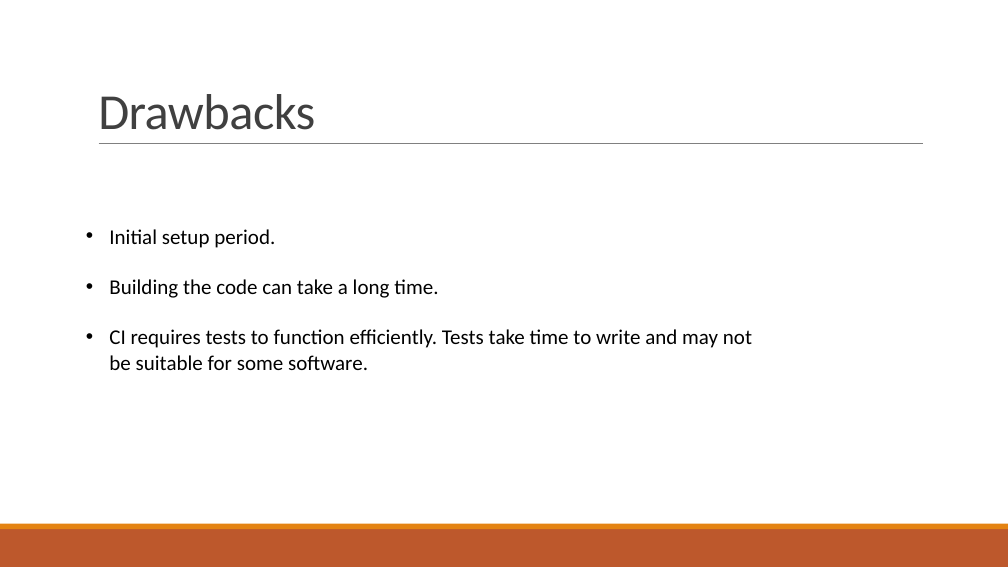
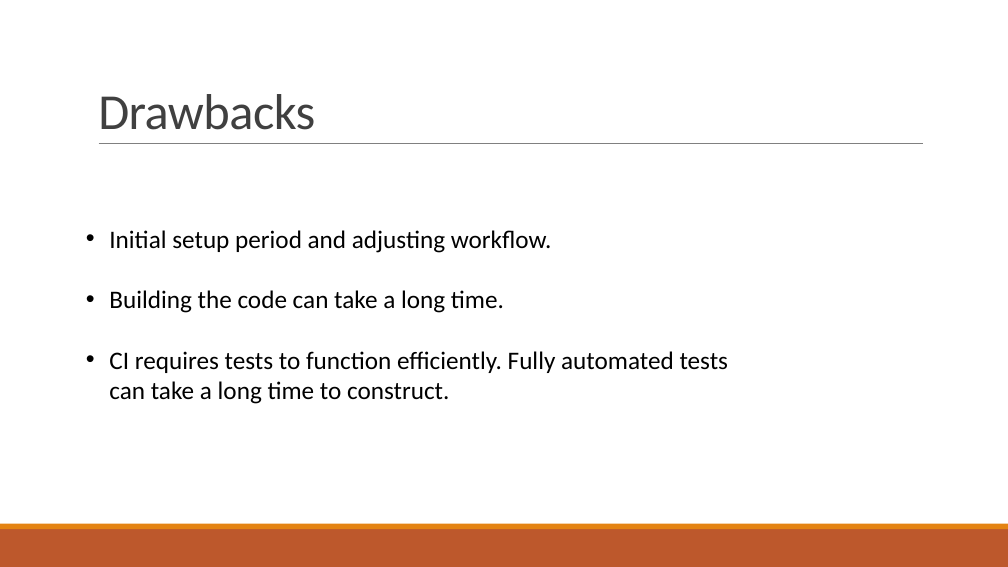
Before and after one commit to Falmouth-Games-Academy/comp130-software-engineering, a slide deck: slide 4 of ResearchPresentation.pptx. Drawn at 1008x567 pixels with LibreOffice and Linux fonts; fonts in the diff are those of the drawing. Boxes give left, top, right and bottom in pixels: in the first picture for what was removed or moved away, otherwise in the second. Text is boxed around its words. In the diff, an @@ line names an element or a change of style, - is before the commit and + after.

Commit message:
Updated slides

```diff
--- a/ResearchPresentation.pptx
+++ b/ResearchPresentation.pptx
@@ text at bbox=[109, 230, 552, 253]: text changed; size 20 to 24 pt @@
-• Initial setup period.
+• Initial setup period and adjusting workflow.
@@ text at bbox=[109, 290, 504, 313]: size 20 to 24 pt in "Building the code can take a long ..." @@
@@ text at bbox=[109, 351, 729, 404]: text changed; size 20 to 24 pt @@
-• CI requires tests to function efficiently. Tests take time to write and may not be suitable for some software.
+• CI requires tests to function efficiently. Fully automated tests can take a long time to construct.
```
Also in this commit, not shown: 3 other slides changed, 2 slides added, 1 slide removed.
